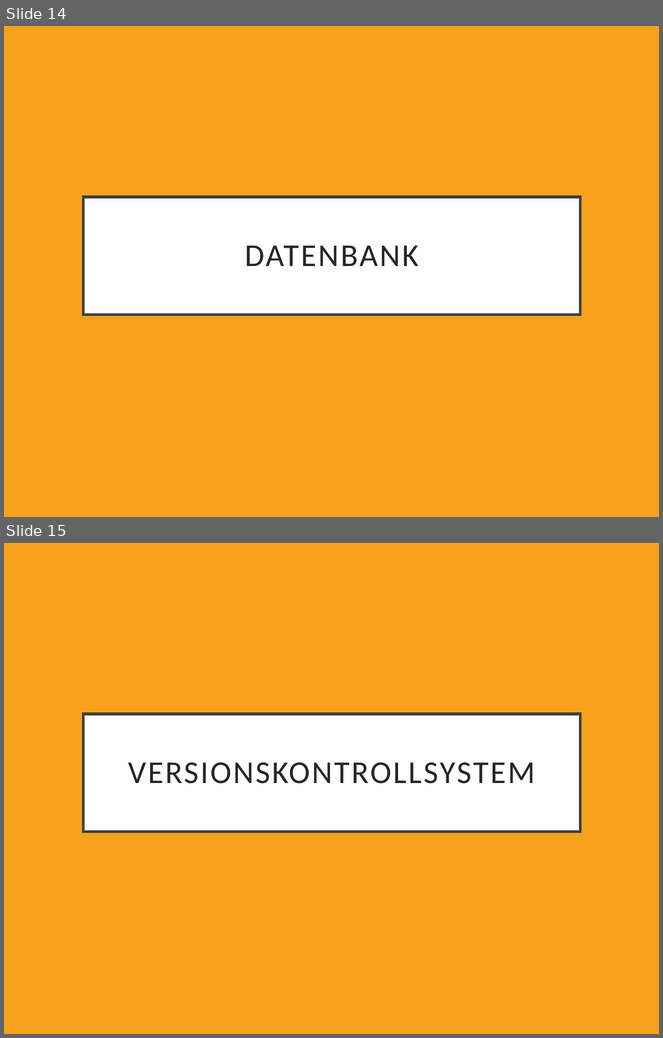
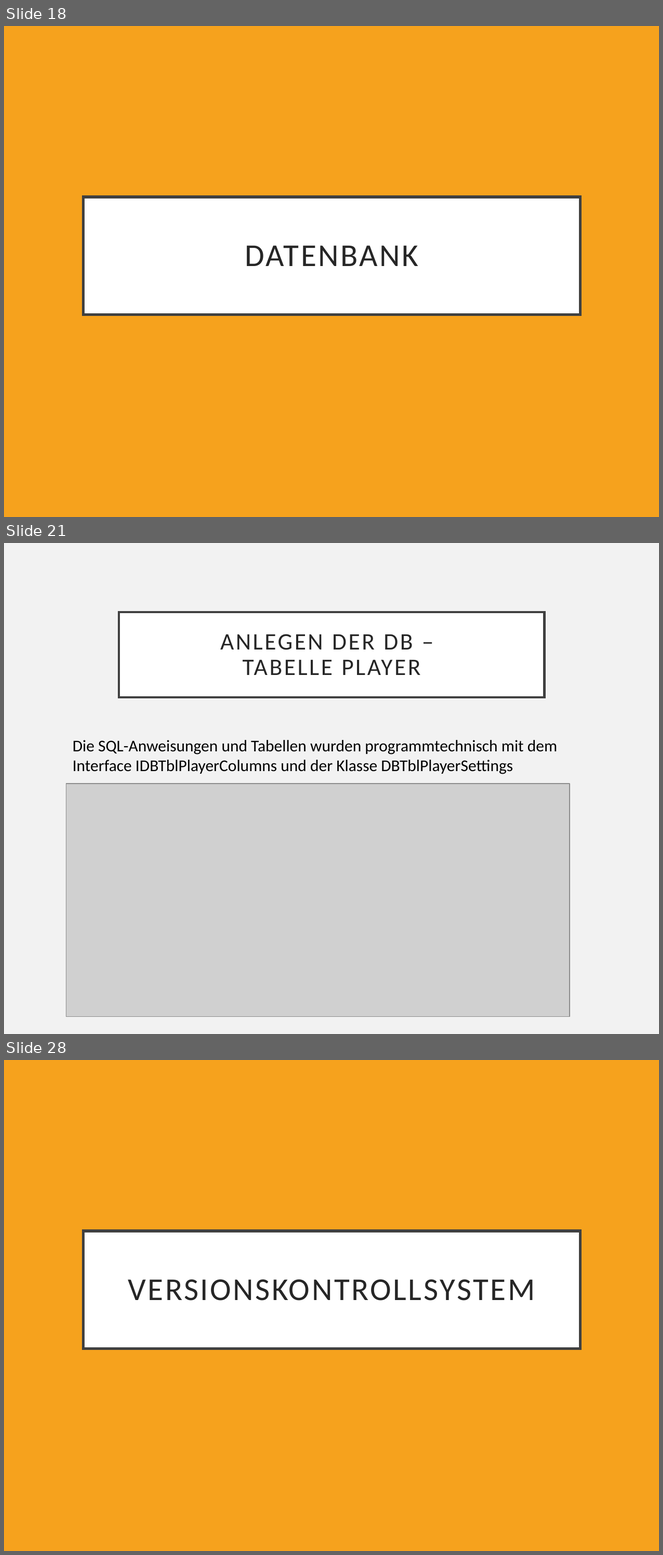
Before and after one commit to HeikoDudzus/VierGewinnt, a slide deck: Dokumente/Programmierprojekt.pptx. Shown one above the other, each under a label of ours: slides 14 and 15 before the commit, slides 18, 21 and 28 after it; the slides between them are not shown. The pictures are 663x1038 and 663x1555 pixels, drawn with LibreOffice and Linux fonts; fonts in the diff are those of the drawing; grey boxes stand for pictures. Boxes give left, top, right and bottom in pixels: in the first picture for what was removed or moved away, otherwise in the second. Text is boxed around its words. In the diff, an @@ line names an element or a change of style, - is before the commit and + after.

```diff
--- a/Dokumente/Programmierprojekt.pptx
+++ b/Dokumente/Programmierprojekt.pptx
@@ slide 21 added at [4, 543, 659, 1034], background #F2F2F2 @@
@@ title added at [119, 612, 545, 697], fill #FFFFFF, outline #404040 2.5 pt, 26 pt, text #262626 @@
+ANLEGEN DER DB –
+TABELLE PLAYER
@@ text added at [73, 740, 557, 774], 18 pt, text #000000 @@
+Die SQL-Anweisungen und Tabellen wurden programmtechnisch mit dem Interface IDBTblPlayerColumns und der Klasse DBTblPlayerSettings
@@ picture added at [66, 784, 570, 1017] @@
@@ what was slide 14 is now slide 18 @@
@@ what was slide 15 is now slide 28 @@
```
Also in this commit, not shown: 1 slide changed, 12 other slides added.
